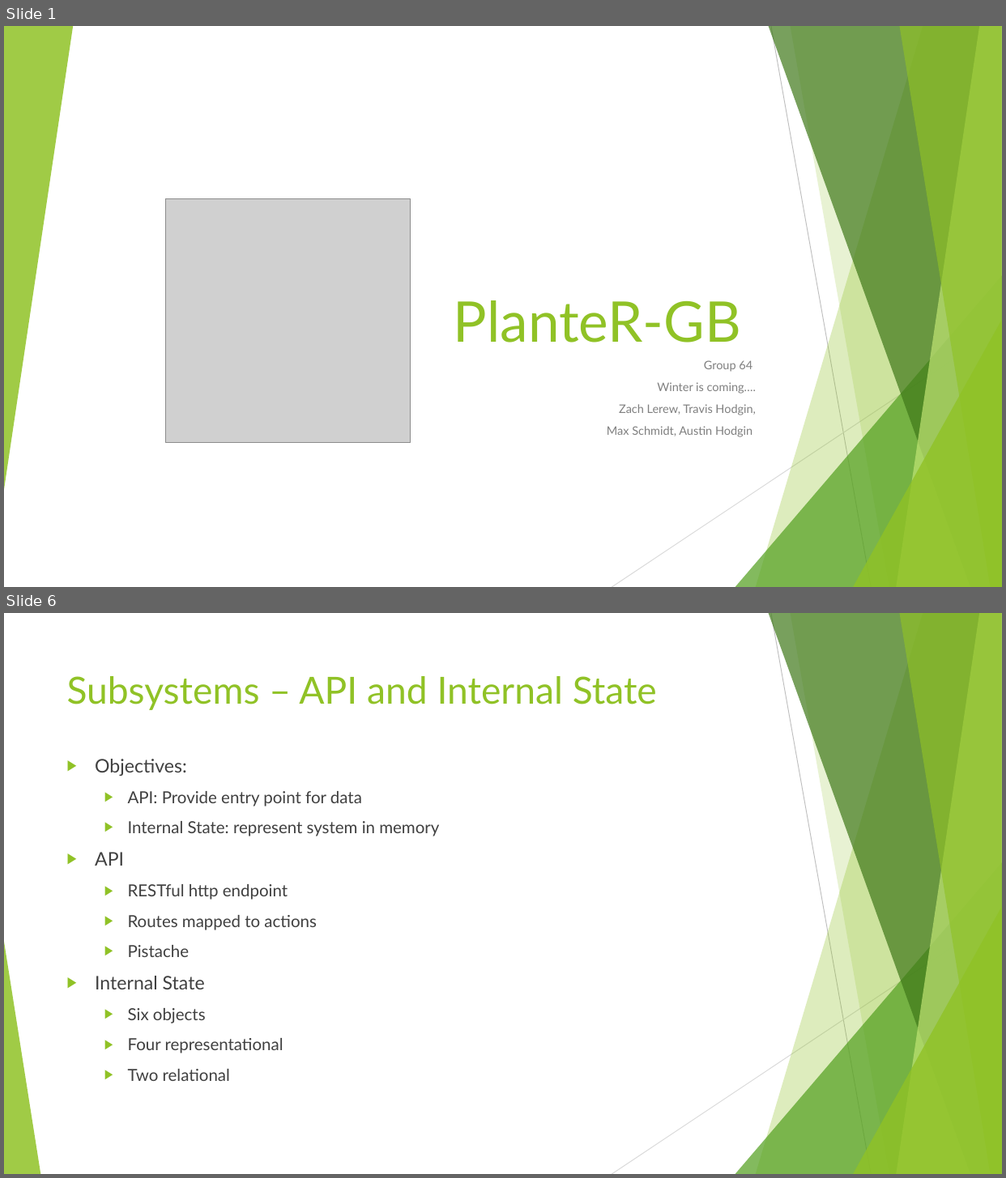
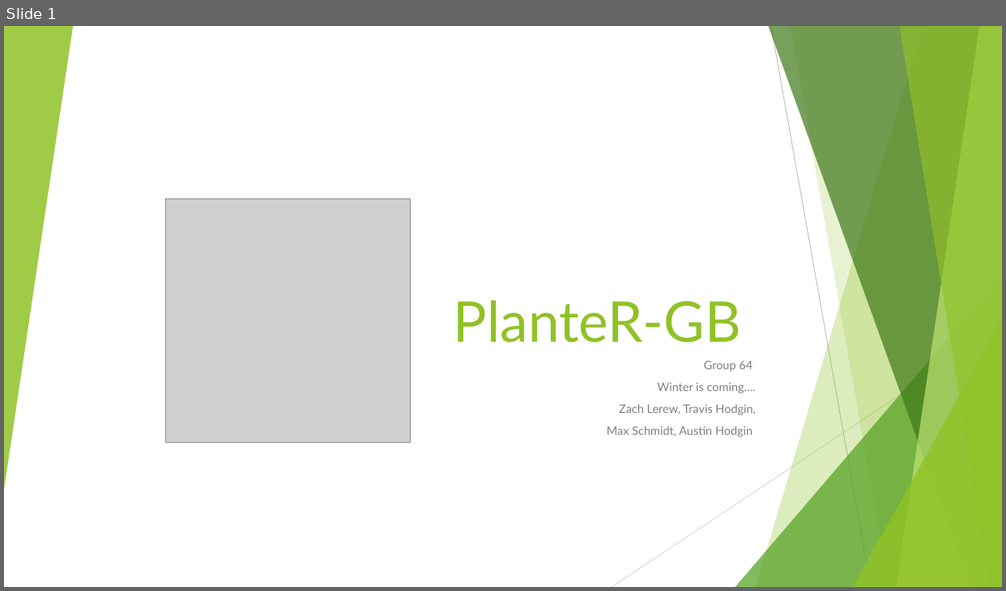
Before and after one commit to HodginAustin/Winter-Is-Coming, a slide deck: Documents/PresentationSpring/Spring Presentation.pptx. Shown one above the other, each under a label of ours: slides 1 and 6 before the commit, slide 1 after it; the slides between them are not shown. The pictures are 1006x1178 and 1006x591 pixels, drawn with LibreOffice and Linux fonts; fonts in the diff are those of the drawing; grey boxes stand for pictures. Boxes give left, top, right and bottom in pixels: in the first picture for what was removed or moved away, otherwise in the second. Text is boxed around its words. In the diff, an @@ line names an element or a change of style, - is before the commit and + after.

```diff
--- a/Documents/PresentationSpring/Spring Presentation.pptx
+++ b/Documents/PresentationSpring/Spring Presentation.pptx
@@ slide 6 removed at box(4, 613, 1002, 1174), background #FFFFFF; not listed: 9 template elements that a slide beside it also shows @@
@@ text removed at box(67, 676, 657, 710) @@
-Subsystems – API and Internal State
@@ text removed at box(95, 759, 439, 1081) @@
-▶ Objectives:
-  ▶ API: Provide entry point for data
-  ▶ Internal State: represent system in memory
-▶ API
-  ▶ RESTful http endpoint
-  ▶ Routes mapped to actions
-  ▶ Pistache
-▶ Internal State
-  ▶ Six objects
-  ▶ Four representational
-  ▶ Two relational
@@ triangle removed at box(4, 942, 40, 1174) @@
```
Also in this commit, not shown: 2 slides added, 8 other slides removed.
